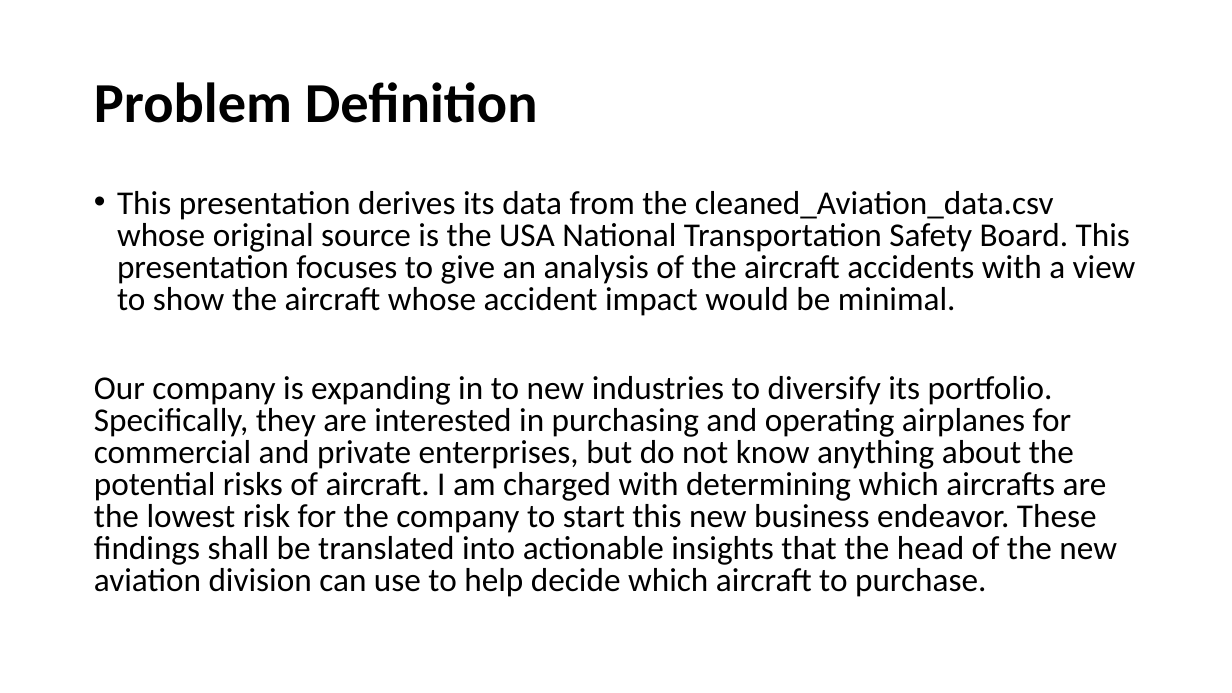
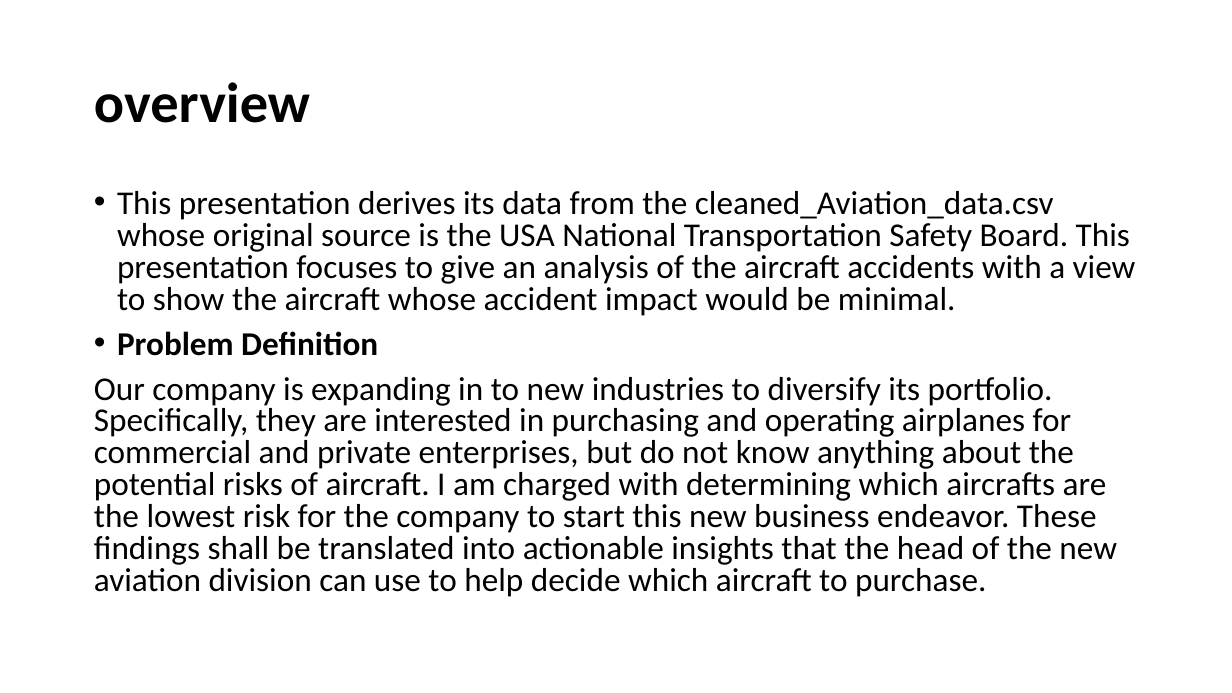
Before and after one commit to FredrickNzioka/PHASE_1_PROJECT, a slide deck: slide 2 of Aviation Data Analysis Presentation.pptx. Drawn at 1232x693 pixels with LibreOffice and Linux fonts; fonts in the diff are those of the drawing. Boxes give left, top, right and bottom in pixels: in the first picture for what was removed or moved away, otherwise in the second. Text is boxed around its words. In the diff, an @@ line names an element or a change of style, - is before the commit and + after.

```diff
--- a/Aviation Data Analysis Presentation.pptx
+++ b/Aviation Data Analysis Presentation.pptx
@@ title at [94,82,310,123]: text changed @@
-Problem Definition
+overview
@@ text at [117,331,378,356]: paragraph added @@
+• Problem Definition
```
Also in this commit, not shown: 2 other slides changed.
